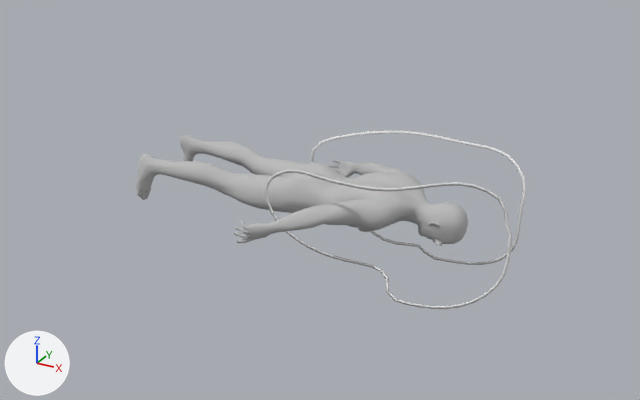
One commit to the glTF model 3D_Assets/swimmer.glb: the scene before it, then after it.
Rendered twice from a 50 mm lens placed at (3.35, -4.06, 1.82), pointed at (1.12, 0.0, -0.22). Every picture has the same lights, and +X, +Y and +Z are marked at lower left. The older version comes first. Where no turn or scale is listed for an object, it has been applied to the vertices.

Names of what the first picture shows: 'Swimmer', 'Trace_Hands'.
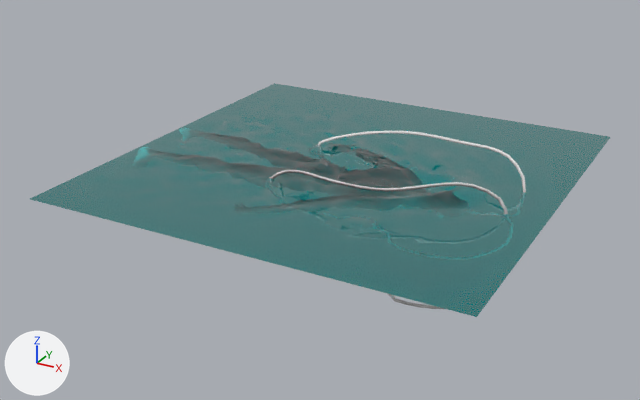
Edits to the scene script, one JSON object a line:
```json
{"op": "add", "block": "mat_material", "code": ["mat_material = principled_material('Material')", "mat_material.base_color = (0.0, 1.0, 1.0)  # cyan #00ffff", "mat_material.roughness = 0.04", "mat_material.ior = 1.333", "mat_material.transmission_weight = 1.0", "mat_material.coat_weight = 1.0", "mat_material.coat_roughness = 0.0"]}
{"op": "add", "block": "me_plane_002", "code": ["me_plane_002 = bpy.data.meshes.new('Plane.002')", "me_plane_002.from_pydata(...)  # 1218 vertices, 2407 faces; spans x -1.2..1.2, y -1.2..1.2, z -0.04..0.04", "me_plane_002.materials.append(mat_material)  # cyan #00ffff"]}
{"op": "add", "block": "ob_water", "code": ["ob_water = bpy.data.objects.new('Water', me_plane_002)", "ob_water.location = (1.242, 0.069, 0.001)"]}
```

Where the change shows, as pixel boxes (x1, y1, x2, y2) in the pictures (640 x 400 px):
```json
{"object": "Water", "change": "added", "after": [30, 83, 610, 317]}
```
